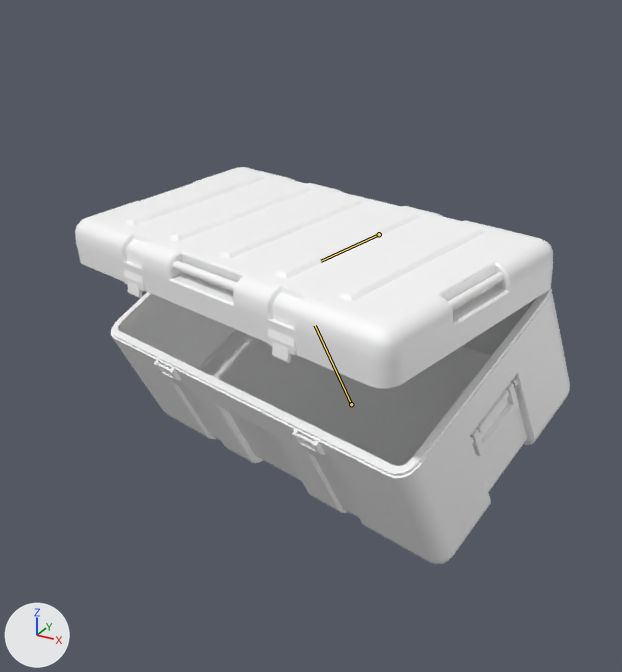
The Blender file Assets/Arts/Model/Crade/Chest Box/Chestbox/ChestBox.blend: old version first, new version second.
Both versions are drawn from a camera (50 mm lens) standing at (1.39, -2.33, 1.59) and looking at (0.03, 0.14, 0.36). The axes (+X, +Y, +Z) are drawn at lower left. The lights are the same throughout. Both versions are drawn at frame 97 of the action 'Open'; the numbers are the values there. The bones that bend it are drawn over the model as lines.

Objects in the first picture: 'Lid'.
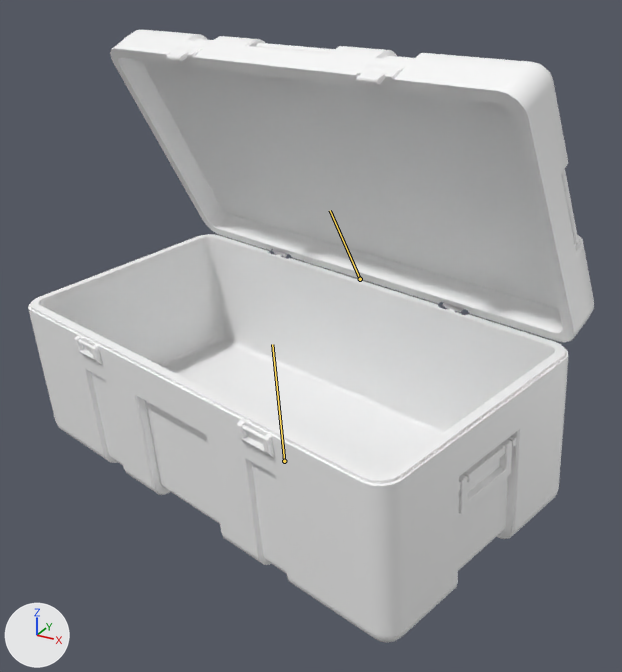
What the commit changed:
Bone 'root' (bone_root) moves from (-0.551, -0.12, 0.0) to (0.0, -0.095, 0.0).
Bone 'root' (bone_root) turns from (7, -14, -28) to (2, -16, -6) degrees about its own x, y and z.
Bone 'root' (bone_root) is rescaled from (1.0, 1.0, 0.9) to (1.0, 1.0, 1.0).
Bone 'lid' (bone_lid) turns from (22, 0, 0) to (66, 0, 0) degrees about its own x, y and z.

Boxes [x1, y1, x2, y2] around the edits, measured in the pictures (622 x 672 px):
'Lid', posed (14% wider, 54% taller)
    before: [75, 167, 570, 564]
    after: [28, 30, 594, 643]
bone 'root', root to tip
    before: (351, 404) to (315, 325)
    after: (284, 461) to (272, 344)
bone 'lid', root to tip
    before: (379, 234) to (321, 261)
    after: (360, 279) to (330, 210)
